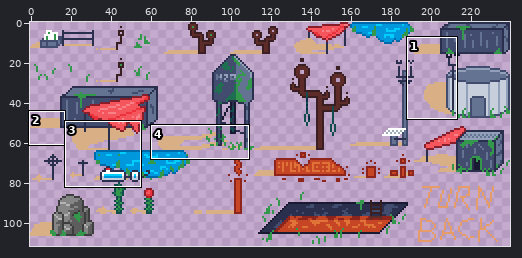
File history of a sprite sheet, assets/stage_resources/tileset.png. Above, an overview of the earlier version with the close-up marked.
Close-up. Earlier state:
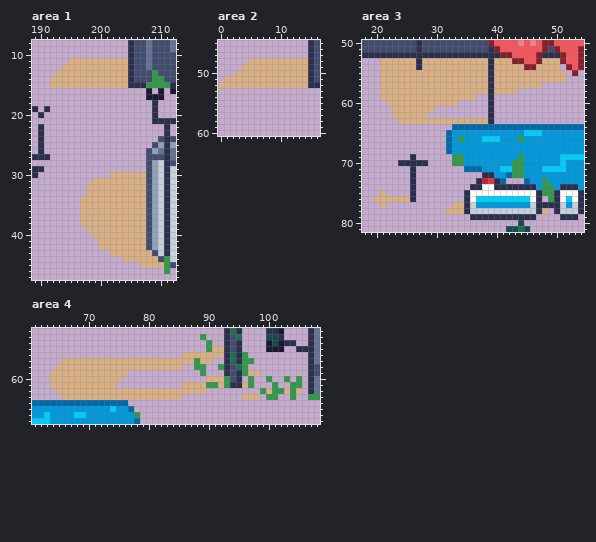
The file is 240x112 pixels. Shown: area 1: x 189..212, y 8..47; area 2: x 0..16, y 45..60; area 3: x 18..54, y 50..81; area 4: x 61..108, y 52..67. The commit also changed other parts of the picture, which this record leaves out.
After the commit:
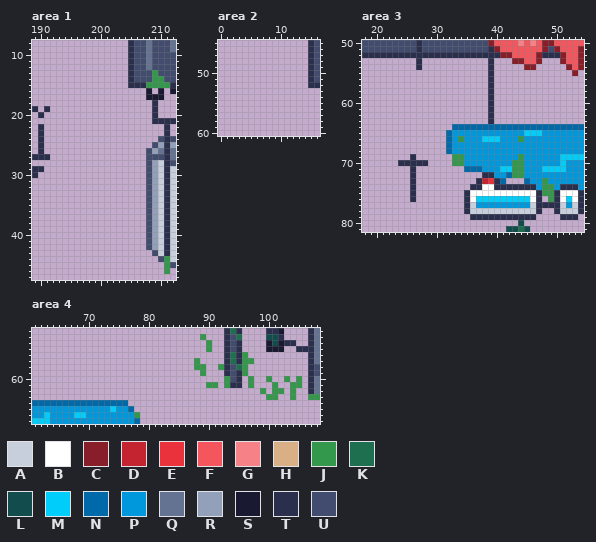
Palette (. is transparent): A #c7cfdd  B #ffffff  C #891e2b  D #c42430  E #ea323c  F #f5555d  G #f68187  H #d9af85  J #33984b  K #1e6f50  L #134c4c  M #00cdf9  N #0069aa  P #0098dc  Q #657392  R #92a1b9  S #1a1932  T #2a2f4e  U #424c6e
Changes in this commit:
Area 1:
The edit erases colour H in row 11 at x 195 to 204; in row 12 at x 194 to 204; in row 13 at x 193 to 204; in rows 14 to 15 at x 192 to 204; in row 30 at x 202 to 207; in row 31 at x 199 to 207.
The edit erases colour H in rows 32 to 33 at x 198 to 207; in rows 34 to 38 at x 197 to 207; in row 39 at x 198 to 207; in row 40 at x 199 to 207; in rows 41 to 42 at x 200 to 207; in row 43 at x 202 to 208.
The edit erases colour H in row 44 at x 204 to 209; in row 45 at x 207 to 210.
Area 2:
The edit erases colour H in row 48 at x 5 to 14; in row 49 at x 4 to 14; in row 50 at x 3 to 14; in row 51 at x 1 to 14; in row 52 at x 0 to 14.
Area 3:
The edit erases colour H in row 53 at x 21 to 26, 28 to 38, 40 to 42 and 48 to 50; in row 54 at x 21 to 26, 28 to 38, 40 to 44 and 47 to 50; in rows 55 to 56 at x 21 to 38 and 40 to 51; in row 57 at x 21 to 38 and 40 to 47; in row 58 at x 21 to 38 and 40 to 43; in row 59 at x 21 to 36.
The edit erases colour H in row 60 at x 22 to 33; in row 61 at x 23 to 29; in row 62 at x 23 to 28; in row 63 at x 24 to 38; in row 75 at x 21; in row 76 at x 20 to 25.
The edit erases colour H in row 77 at x 21 and 33 to 34; in row 78 at x 32 to 34 and 48.
Area 4:
The edit erases colour H in row 55 at x 91 to 92; in row 56 at x 86 to 92; in row 57 at x 66 to 87 and 89 to 90; in row 58 at x 65 to 85; in row 59 at x 64 to 76 and 97 to 98; in row 60 at x 64 to 75 and 90 to 92.
The edit erases colour H in row 61 at x 64 to 74, 86 to 89, 92 and 96; in row 62 at x 65 to 89, 100, 103 and 105; in row 63 at x 66 to 85 and 96 to 98.
